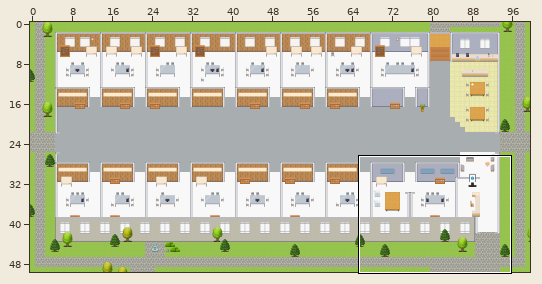
An edit to a level. Tiled map (JSON), maps/CS-Product-Pipeline-Platform.tmj. The picture above shows the old version from afar; the outline marks the close-up.
Close-up. Before the edit:
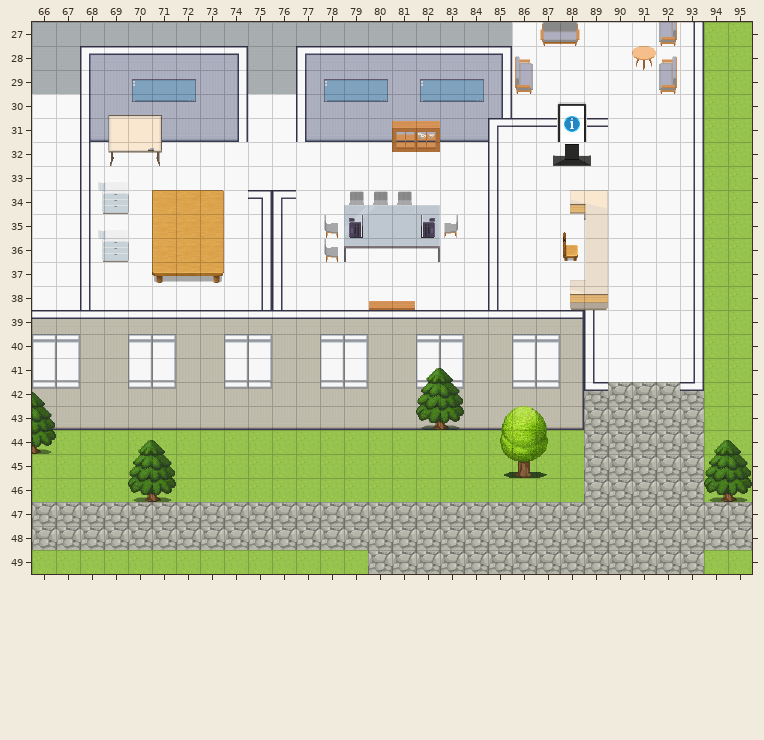
Cells are 32x32 px. Shown: x 66..95, y 27..49. The commit also changed other parts of the map, which this record leaves out.
The result:
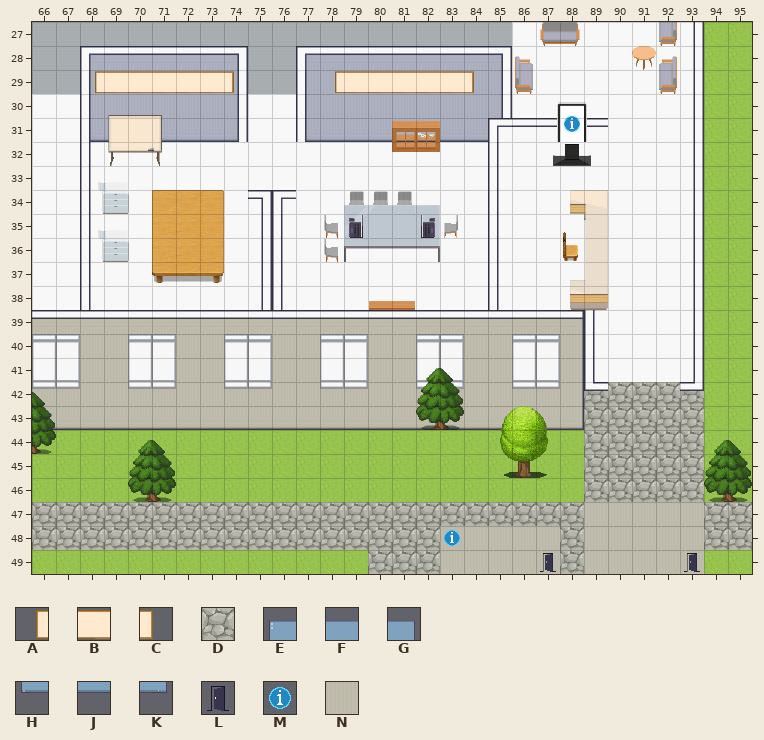
Key: from "Decoration": A 49, B 50, C 51; from "Exterior": D 638; from "Misc": E 40, F 41, G 42, H 50, J 51, K 52; from "User_Zones": L 65, M 104; from "room2": N 328.
_ is an empty cell.
What changed:
Layer "outside":
Tile N replaces tile D in row 47 at x 89 to 93; in rows 48 to 49 at x 83 to 87 and 89 to 93.
Layer "decor":
Tile A is added in row 29 at x 68 and 78.
Tile B is added in row 29 at x 69 to 73 and 79 to 83.
Tile C is added in row 29 at x 74 and 84.
Layer "tech":
Tile E is removed in row 29 at x 70, 78 and 82.
Tile F is removed in row 29 at x 71, 79 and 83.
Tile G is removed in row 29 at x 72, 80 and 84.
Tile H is removed in row 30 at x 70, 78 and 82.
Tile J is removed in row 30 at x 71, 79 and 83.
Tile K is removed in row 30 at x 72, 80 and 84.
Layer "zones":
Tile L is added in row 49 at x 87 and 93.
Tile M is added in row 48 at x 83.
Pixel boxes of the changes (left, top, right, bottom) in both close-ups:
changed: (95, 71, 234, 102)
changed: (324, 71, 484, 102)
changed: (584, 502, 704, 574)
changed: (440, 526, 560, 574)
